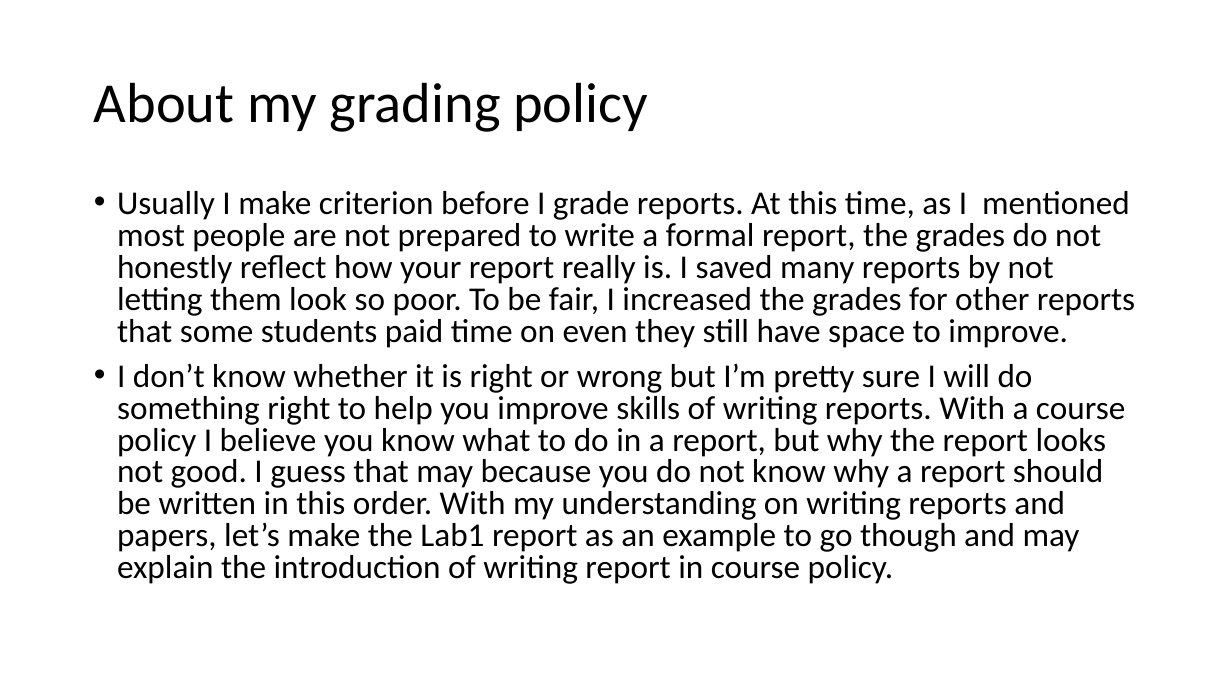
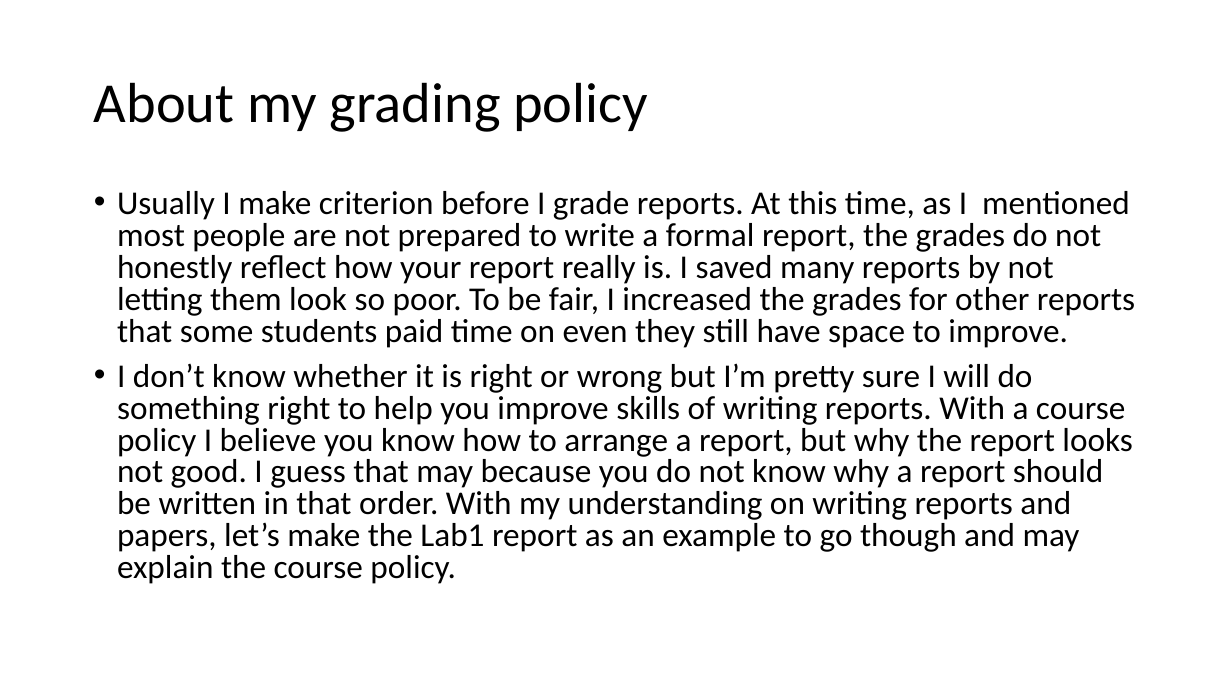
Before and after one commit to UML-Ionosphere-Plasmasphere-Modeling/Coupling-Model, a slide deck: slide 7 of Computational-books&papers/private/TA.pptx. Drawn at 1232x693 pixels with LibreOffice and Linux fonts; fonts in the diff are those of the drawing. Boxes give left, top, right and bottom in pixels: in the first picture for what was removed or moved away, otherwise in the second. Text is boxed around its words. In the diff, an @@ line names an element or a change of style, - is before the commit and + after.

```diff
--- a/Computational-books&papers/private/TA.pptx
+++ b/Computational-books&papers/private/TA.pptx
@@ text at (117, 363, 1132, 584): text changed @@
-• I don’t know whether it is right or wrong but I’m pretty sure I will do something right to help you improve skills of writing reports. With a course policy I believe you know what to do in a report, but why the report looks not good. I guess that may because you do not know why a report should be written in this order. With my understanding on writing reports and papers, let’s make the Lab1 report as an example to go though and may explain the introduction of writing report in course policy.
+• I don’t know whether it is right or wrong but I’m pretty sure I will do something right to help you improve skills of writing reports. With a course policy I believe you know how to arrange a report, but why the report looks not good. I guess that may because you do not know why a report should be written in that order. With my understanding on writing reports and papers, let’s make the Lab1 report as an example to go though and may explain the course policy.
```
Also in this commit, not shown: 13 other files.
